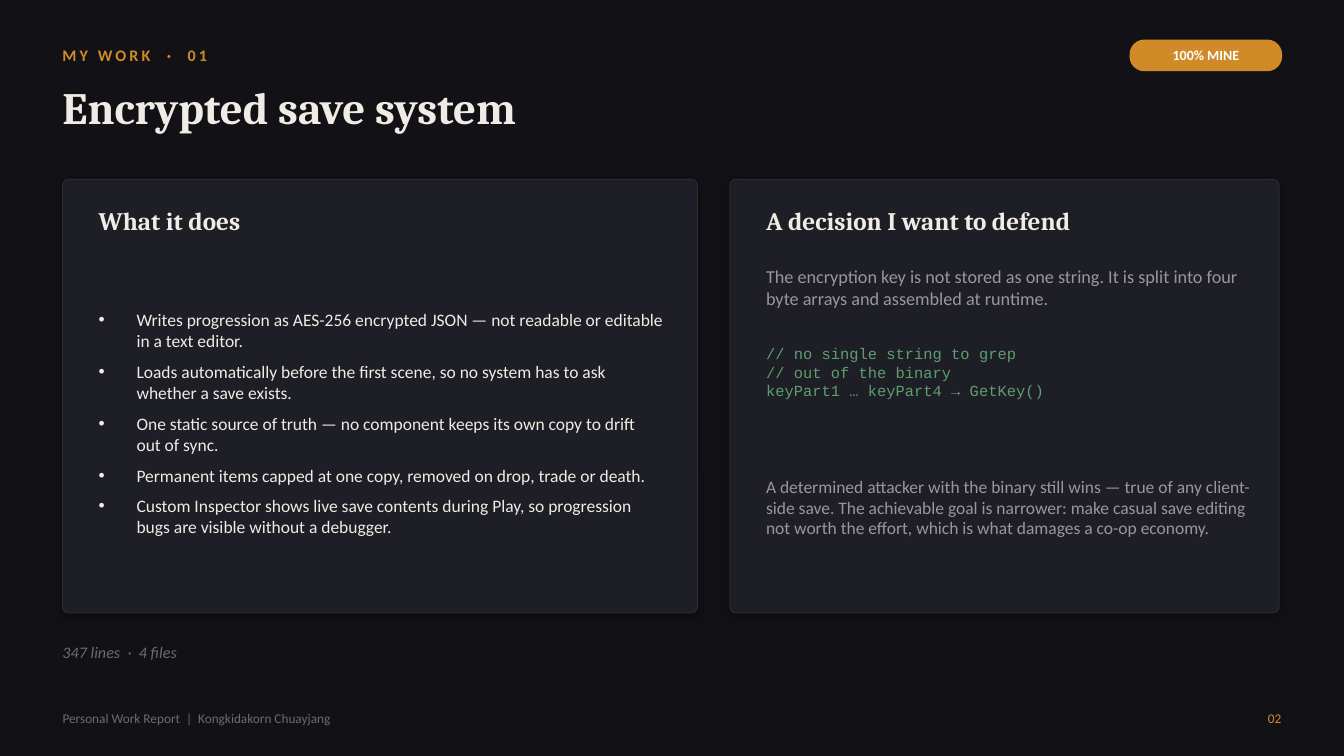
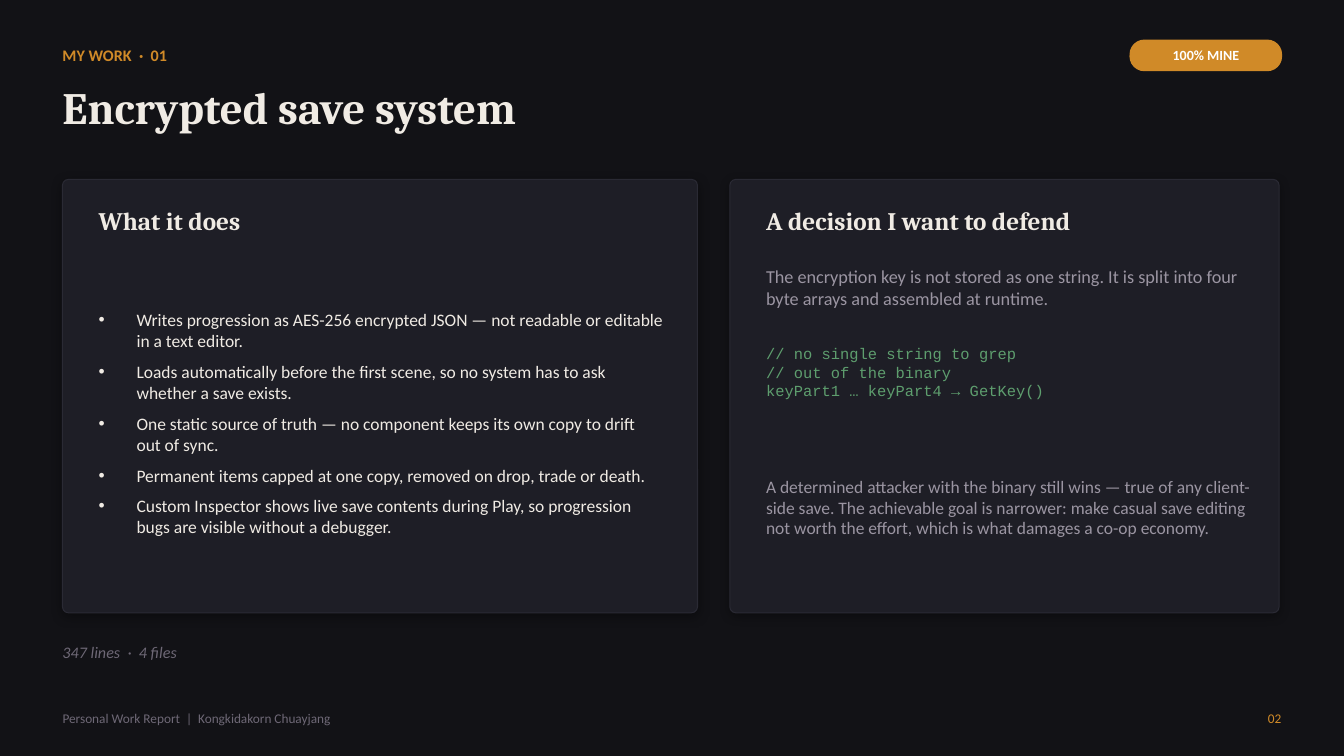
Before and after one commit to AtirojDev12/Pre-Thesis, a slide deck: slide 3 of Kong & Head Pro Grammer Presentation/Pre-Thesis_MyWork_Week3.pptx. Drawn at 1344x756 pixels with LibreOffice and Linux fonts; fonts in the diff are those of the drawing. Boxes give left, top, right and bottom in pixels: in the first picture for what was removed or moved away, otherwise in the second. Text is boxed around its words. In the diff, an @@ line names an element or a change of style, - is before the commit and + after.

```diff
--- a/Kong & Head Pro Grammer Presentation/Pre-Thesis_MyWork_Week3.pptx
+++ b/Kong & Head Pro Grammer Presentation/Pre-Thesis_MyWork_Week3.pptx
@@ text "MY WORK · 01" at (62,50,167,61): letter spacing 2.2 to 0 pt @@
```
Also in this commit, not shown: 9 other slides changed, 12 other files.
